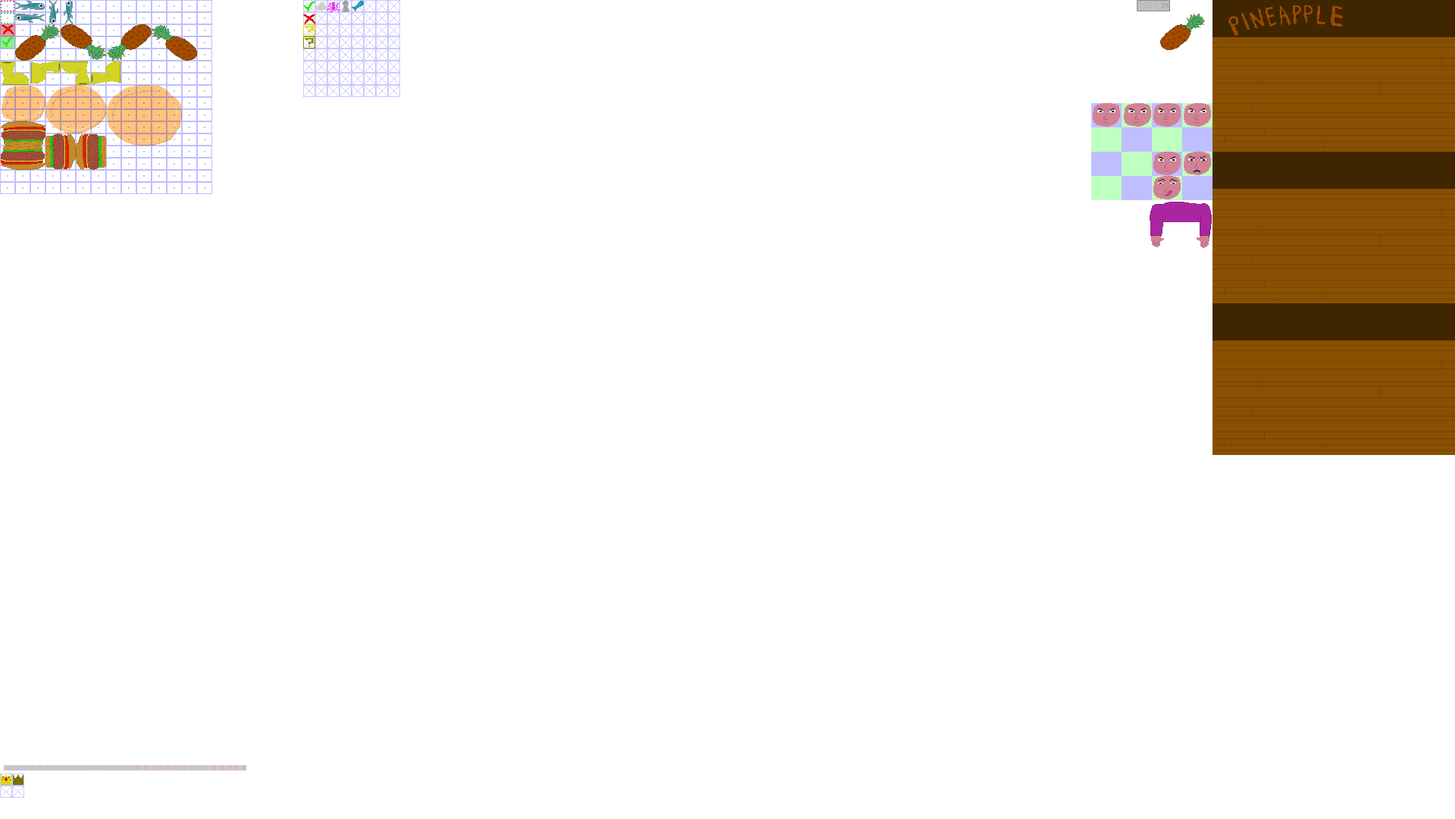
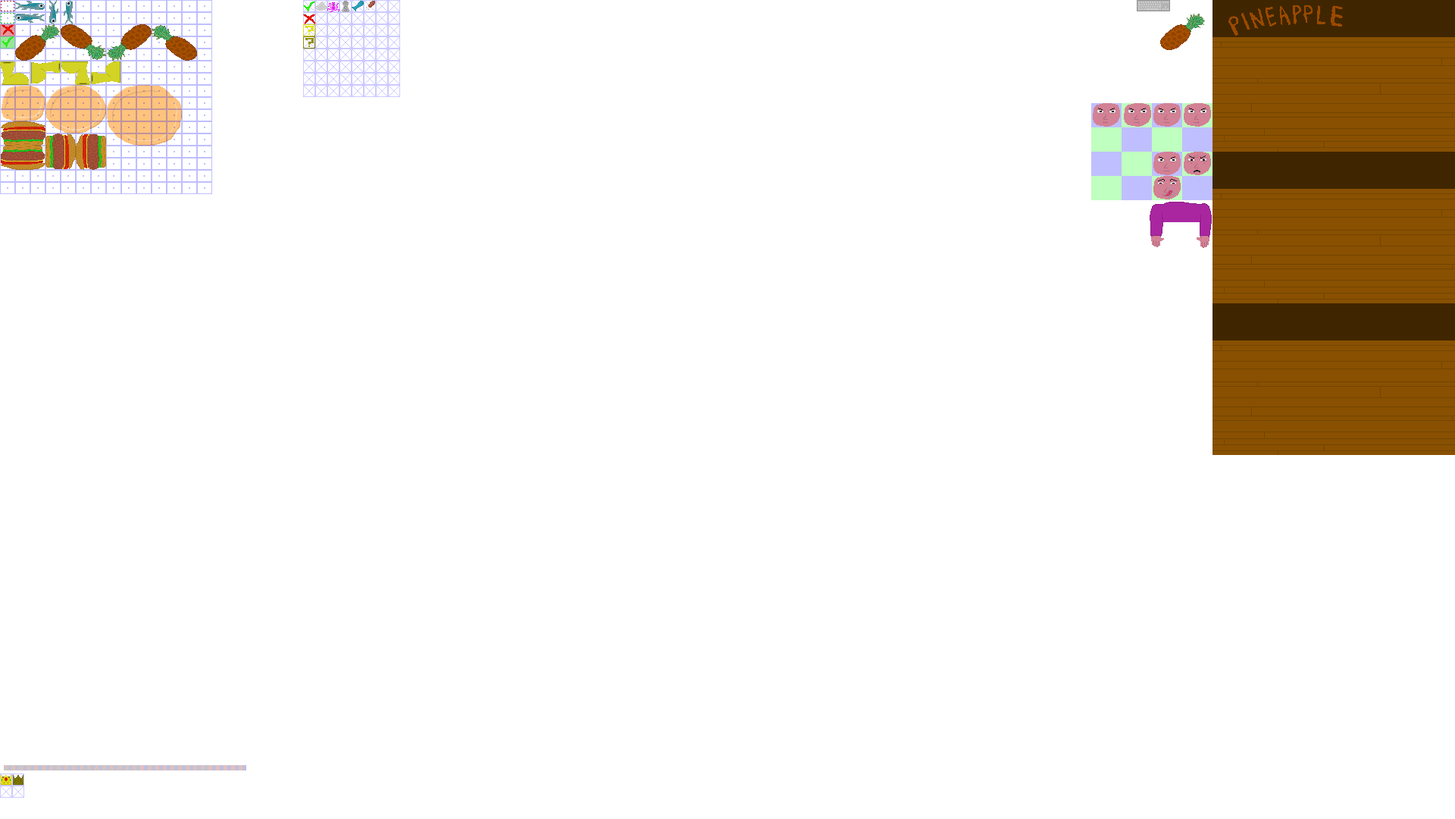
Comparing the layer stacks of the two 1455 × 819 images. Changes:
painted on "flavors" over [366, 0, 376, 10]
